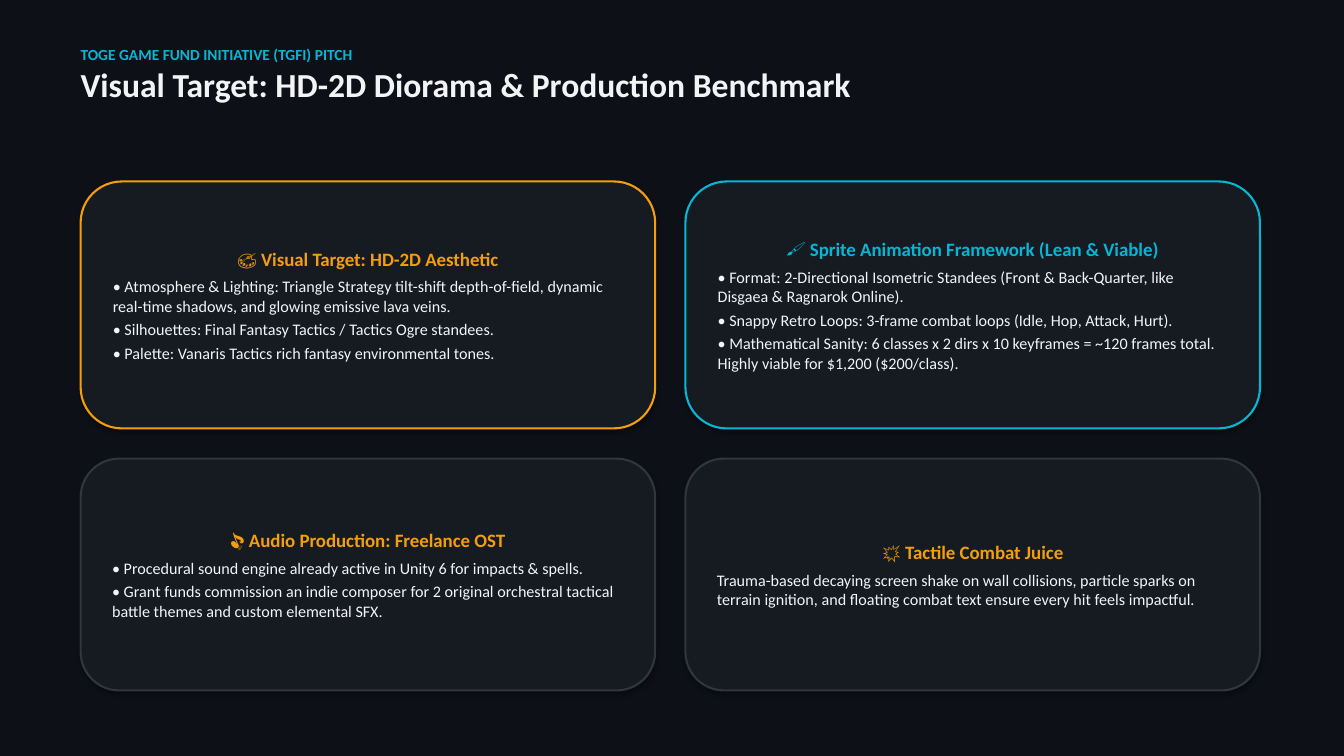
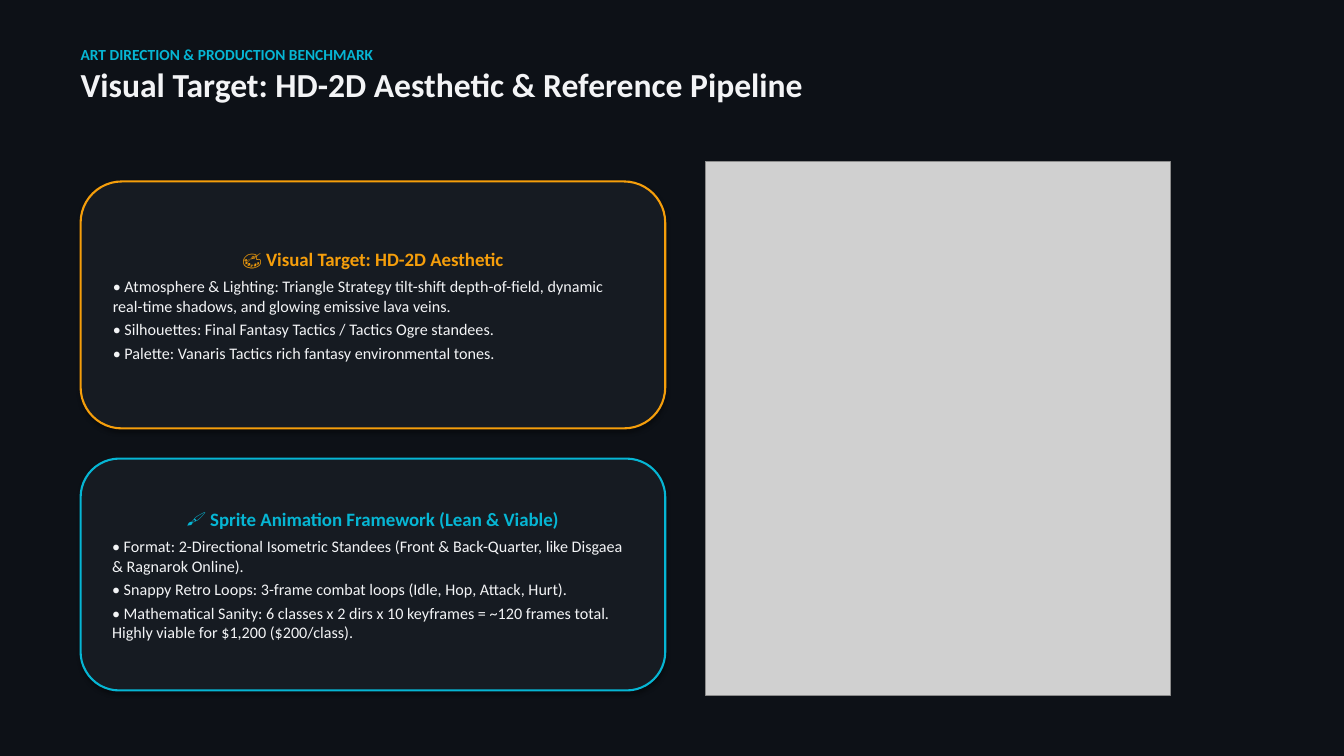
Before and after one commit to HackerMan998/ElementalHexTactics3D, a slide deck: slide 9 of ElementalHexTactics_PitchDeck.pptx. Drawn at 1344x756 pixels with LibreOffice and Linux fonts; fonts in the diff are those of the drawing; grey boxes stand for pictures. Boxes give left, top, right and bottom in pixels: in the first picture for what was removed or moved away, otherwise in the second. Text is boxed around its words. In the diff, an @@ line names an element or a change of style, - is before the commit and + after.

Commit message:
feat: add Brigandine to Slide 8 market comps & 3-part visual progression to Slide 9

```diff
--- a/ElementalHexTactics_PitchDeck.pptx
+++ b/ElementalHexTactics_PitchDeck.pptx
@@ text at <box>81,50,802,103</box>: text changed @@
-TOGE GAME FUND INITIATIVE (TGFI) PITCH
-Visual Target: HD-2D Diorama & Production Benchmark
+ART DIRECTION & PRODUCTION BENCHMARK
+Visual Target: HD-2D Aesthetic & Reference Pipeline
@@ picture added at <box>706,161,1171,696</box> @@
@@ rounded rectangle "🎨 Visual Target: HD-2D Aesthetic": place and size @@
-rounded rectangle "🎨 Visual Target: HD-2D Aesthetic" at <box>81,181,655,429</box>
+rounded rectangle "🎨 Visual Target: HD-2D Aesthetic" at <box>81,181,665,429</box>
@@ rounded rectangle "🖌️ Sprite Animation Framework (Lean ...": place and size @@
-rounded rectangle "🖌️ Sprite Animation Framework (Lean ..." at <box>686,181,1260,429</box>
+rounded rectangle "🖌️ Sprite Animation Framework (Lean ..." at <box>81,459,665,691</box>
@@ rounded rectangle removed at <box>81,459,655,691</box> @@
-🎵 Audio Production: Freelance OST
-• Procedural sound engine already active in Unity 6 for impacts & spells.
-• Grant funds commission an indie composer for 2 original orchestral tactical battle themes and custom elemental SFX.
@@ rounded rectangle removed at <box>686,459,1260,691</box> @@
-💥 Tactile Combat Juice
-Trauma-based decaying screen shake on wall collisions, particle sparks on terrain ignition, and floating combat text ensure every hit feels impactful.
```
Also in this commit, not shown: 3 other slides changed, 4 other files.
